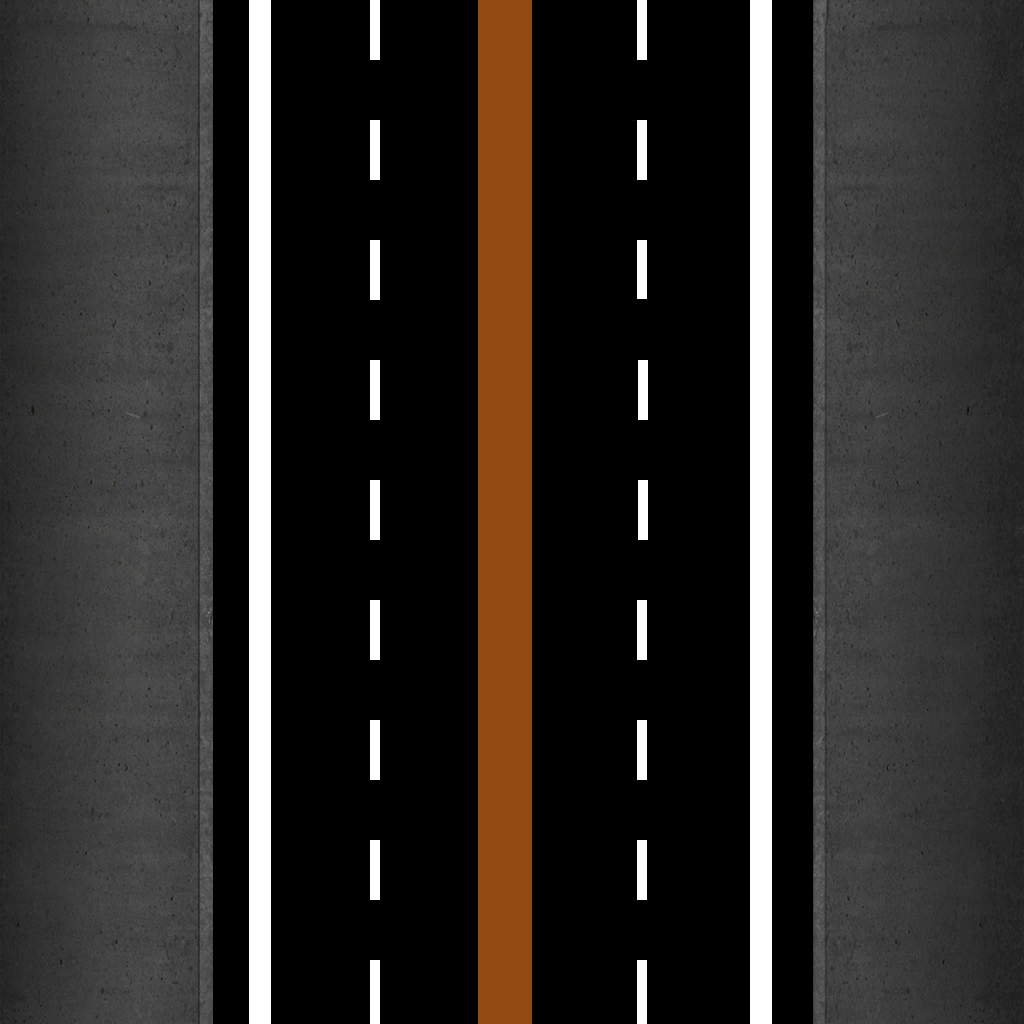
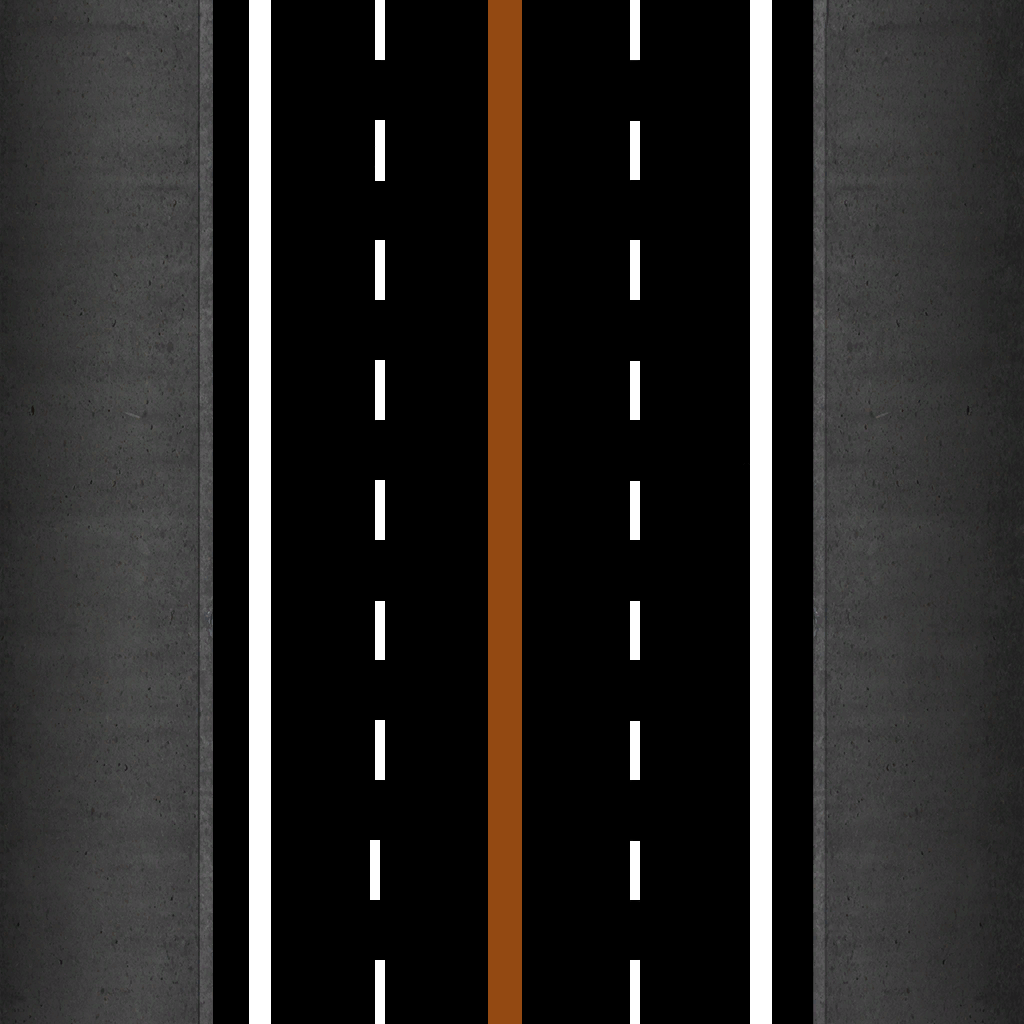
Comparing the layer stacks of the two 1024 × 1024 images. Changes:
painted on "Calque" over [370, 0, 649, 1024]
